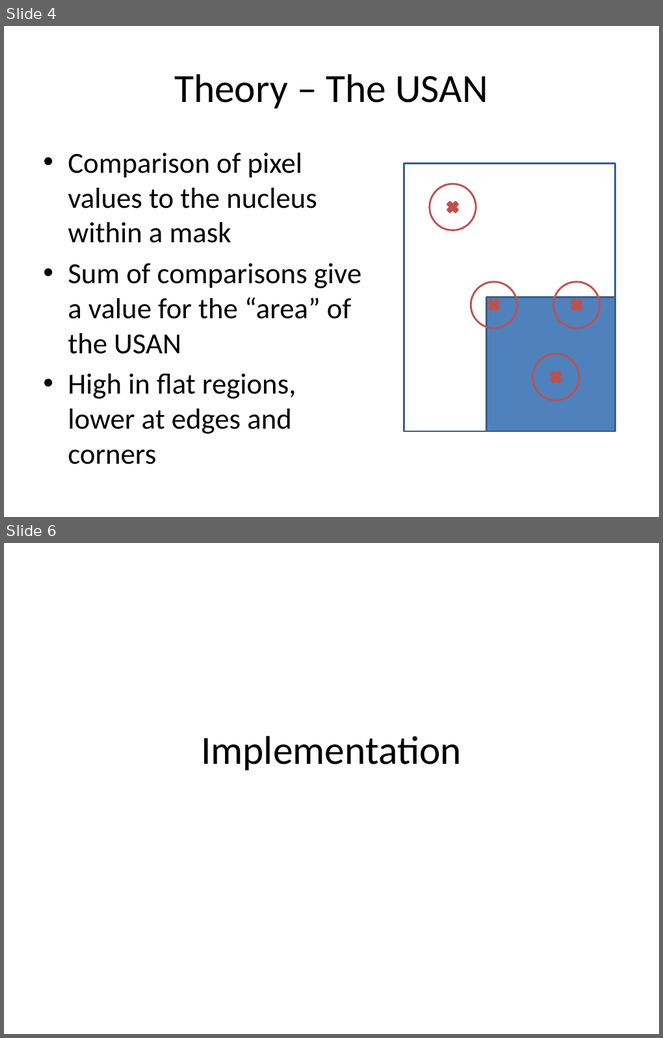
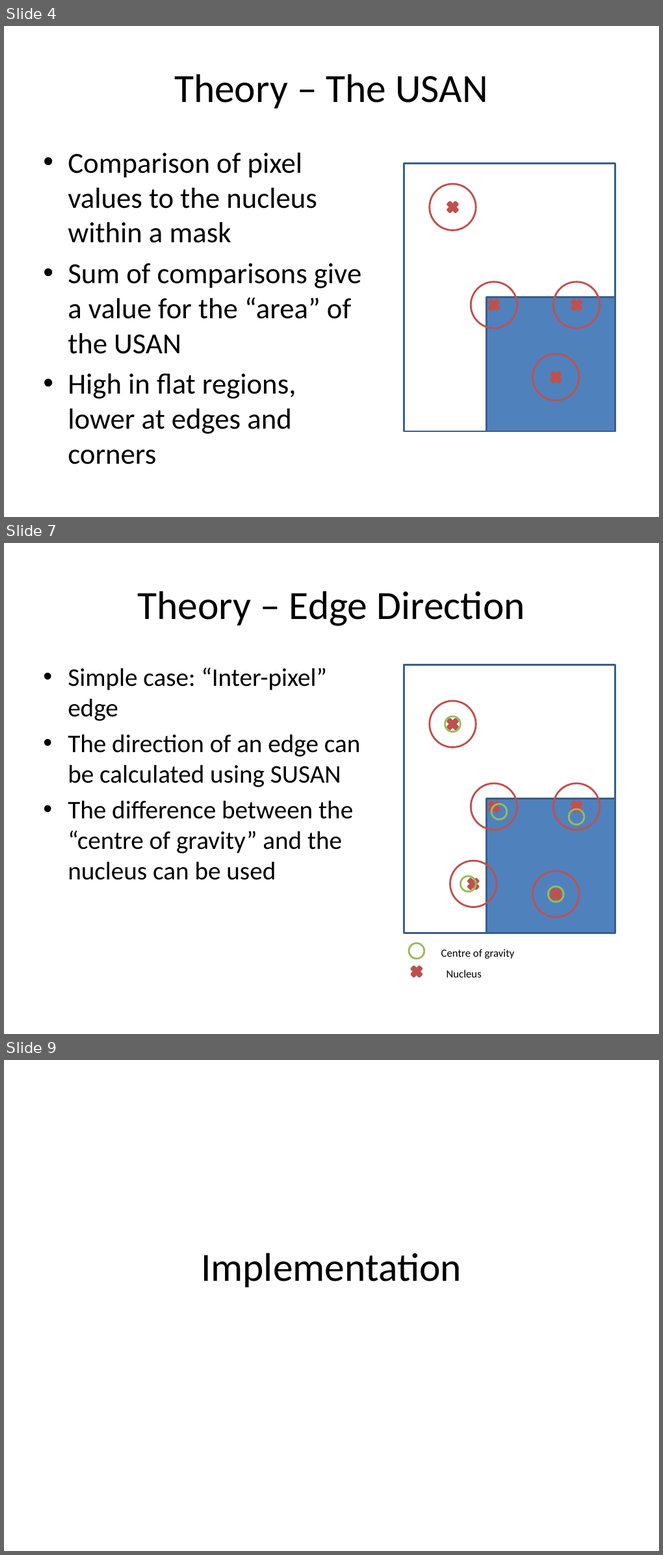
Before and after one commit to michaelwh/susanedge, a slide deck: susanedge-presentation.pptx. Shown one above the other, each under a label of ours: slides 4 and 6 before the commit, slides 4, 7 and 9 after it; the slides between them are not shown. The pictures are 663x1038 and 663x1555 pixels, drawn with LibreOffice and Linux fonts; fonts in the diff are those of the drawing. Boxes give left, top, right and bottom in pixels: in the first picture for what was removed or moved away, otherwise in the second. Text is boxed around its words. In the diff, an @@ line names an element or a change of style, - is before the commit and + after.

Commit message:
more theory for presentation

```diff
--- a/susanedge-presentation.pptx
+++ b/susanedge-presentation.pptx
@@ slide 7 added at <box>4,543,659,1034</box>, background #FFFFFF @@
@@ title added at <box>137,591,525,626</box>, 44 pt, text #000000 @@
+Theory – Edge Direction
@@ text added at <box>68,668,361,880</box>, 28 pt, text #000000 @@
+• Simple case: “Inter-pixel” edge
+• The direction of an edge can be calculated using SUSAN
+• The difference between the “centre of gravity” and the nucleus can be used
@@ rectangle added at <box>404,665,615,933</box>, fill #FFFFFF, outline #3A5F8C 2 pt @@
@@ ellipse added at <box>430,701,477,747</box>, outline #C0504D 2 pt @@
@@ cross added at <box>445,717,461,732</box>, fill #C0504D, outline #C0504D 2 pt @@
@@ ellipse added at <box>445,717,461,732</box>, outline #9BBB59 2 pt @@
@@ ellipse added at <box>471,783,518,830</box>, outline #C0504D 2 pt @@
@@ ellipse added at <box>554,783,600,830</box>, outline #C0504D 2 pt @@
@@ rectangle added at <box>486,799,615,934</box>, fill #4F81BD, outline #3A5F8C 2 pt @@
@@ cross added at <box>486,799,502,815</box>, fill #C0504D, outline #C0504D 2 pt @@
@@ ellipse added at <box>492,804,507,820</box>, outline #9BBB59 2 pt @@
@@ cross added at <box>569,799,584,815</box>, fill #C0504D, outline #C0504D 2 pt @@
@@ ellipse added at <box>569,809,584,824</box>, outline #9BBB59 2 pt @@
@@ ellipse added at <box>450,861,497,907</box>, outline #C0504D 2 pt @@
@@ ellipse added at <box>532,871,579,918</box>, outline #C0504D 2 pt @@
@@ ellipse added at <box>461,876,477,892</box>, outline #9BBB59 2 pt @@
@@ cross added at <box>466,876,482,892</box>, fill #C0504D, outline #C0504D 2 pt @@
@@ cross added at <box>549,887,564,902</box>, fill #C0504D, outline #C0504D 2 pt @@
@@ ellipse added at <box>549,887,564,902</box>, outline #9BBB59 2 pt @@
@@ ellipse added at <box>409,943,425,959</box>, outline #9BBB59 2 pt @@
@@ text added at <box>441,949,515,959</box>, 12 pt, text #000000 @@
+Centre of gravity
@@ cross added at <box>409,964,425,980</box>, fill #C0504D, outline #C0504D 2 pt @@
@@ text added at <box>447,970,482,978</box>, 12 pt, text #000000 @@
+Nucleus
@@ what was slide 6 is now slide 9 @@
```
Also in this commit, not shown: 1 slide changed, 2 other slides added.
